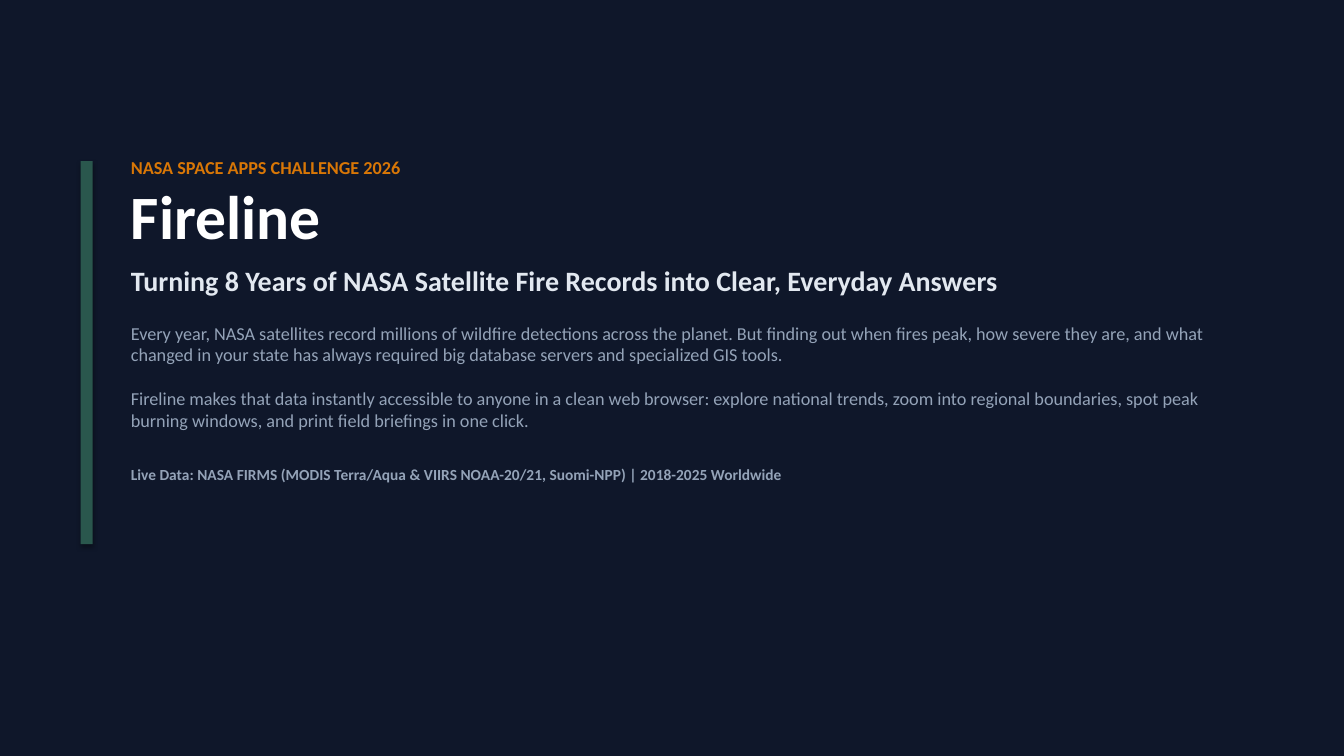
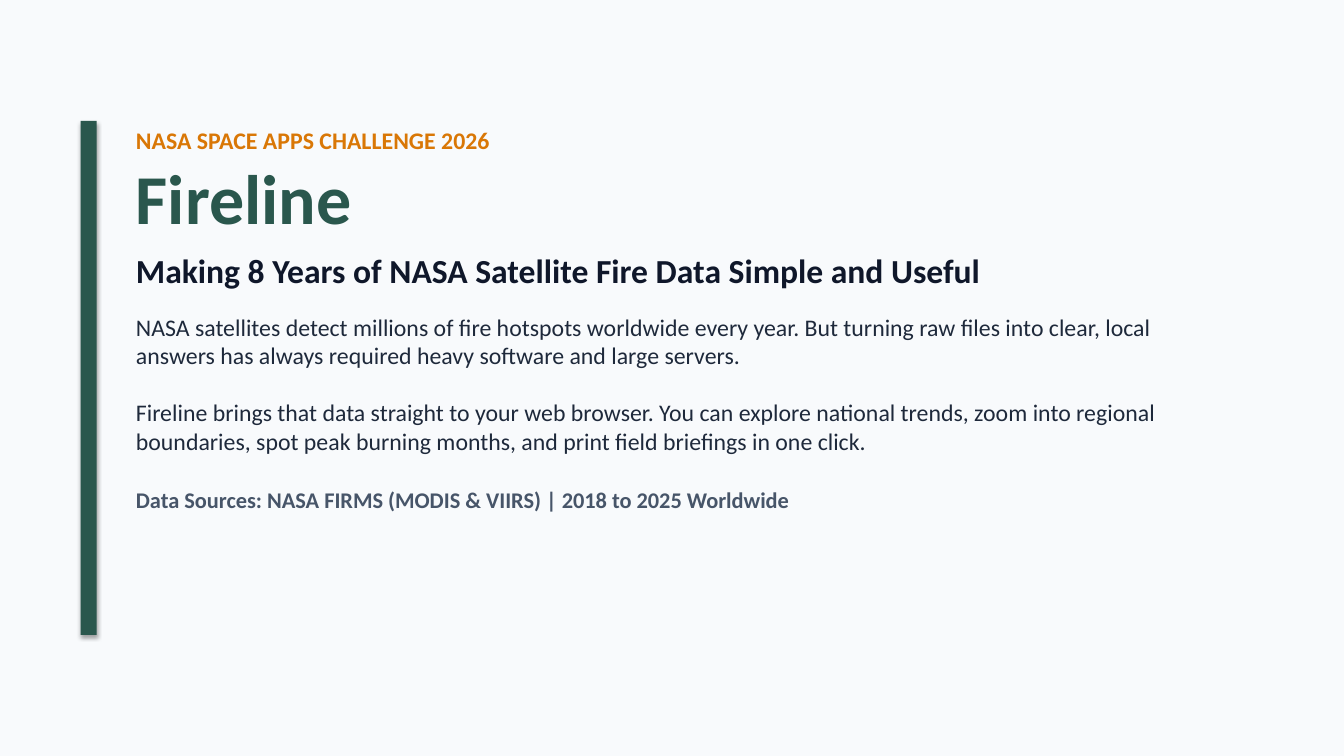
Before and after one commit to nithyashree-d-n/Fireline, a slide deck: slide 1 of Fireline_Project_Demonstration_NASA_Space_Apps.pptx. Drawn at 1344x756 pixels with LibreOffice and Linux fonts; fonts in the diff are those of the drawing. Boxes give left, top, right and bottom in pixels: in the first picture for what was removed or moved away, otherwise in the second. Text is boxed around its words. In the diff, an @@ line names an element or a change of style, - is before the commit and + after.

Commit message:
Switch presentation to clean professional light mode with minimum 16pt font size

```diff
--- a/Fireline_Project_Demonstration_NASA_Space_Apps.pptx
+++ b/Fireline_Project_Demonstration_NASA_Space_Apps.pptx
@@ rectangle at box(0, 0, 1344, 756): fill #0F172A to #F8FAFC @@
@@ rectangle: place and size @@
-rectangle at box(81, 161, 93, 544)
+rectangle at box(81, 121, 97, 635)
@@ text "NASA SPACE APPS CHALLENGE 2026": place and size @@
-text "NASA SPACE APPS CHALLENGE 2026" at box(131, 161, 1203, 483)
+text "NASA SPACE APPS CHALLENGE 2026" at box(136, 132, 1155, 511)
@@ text at box(136, 132, 489, 225): size 13 to 17 pt in "NASA SPACE APPS CHALLENGE 2026"; size 44 to 50 pt, text colour #FFFFFF to #2A574D in "Fireline" @@
@@ text at box(136, 259, 1155, 511): text changed; size 13 to 17 pt; text colour #94A3B8 to #1E293B @@
-Turning 8 Years of NASA Satellite Fire Records into Clear, Everyday Answers
-Every year, NASA satellites record millions of wildfire detections across the planet. But finding out when fires peak, how severe they are, and what changed in your state has always required big database servers and specialized GIS tools.
-Fireline makes that data instantly accessible to anyone in a clean web browser: explore national trends, zoom into regional boundaries, spot peak burning windows, and print field briefings in one click.
-Live Data: NASA FIRMS (MODIS Terra/Aqua & VIIRS NOAA-20/21, Suomi-NPP) | 2018-2025 Worldwide
+Making 8 Years of NASA Satellite Fire Data Simple and Useful
+NASA satellites detect millions of fire hotspots worldwide every year. But turning raw files into clear, local answers has always required heavy software and large servers.
+Fireline brings that data straight to your web browser. You can explore national trends, zoom into regional boundaries, spot peak burning months, and print field briefings in one click.
+Data Sources: NASA FIRMS (MODIS & VIIRS) | 2018 to 2025 Worldwide
```
Also in this commit, not shown: 6 other slides changed.
